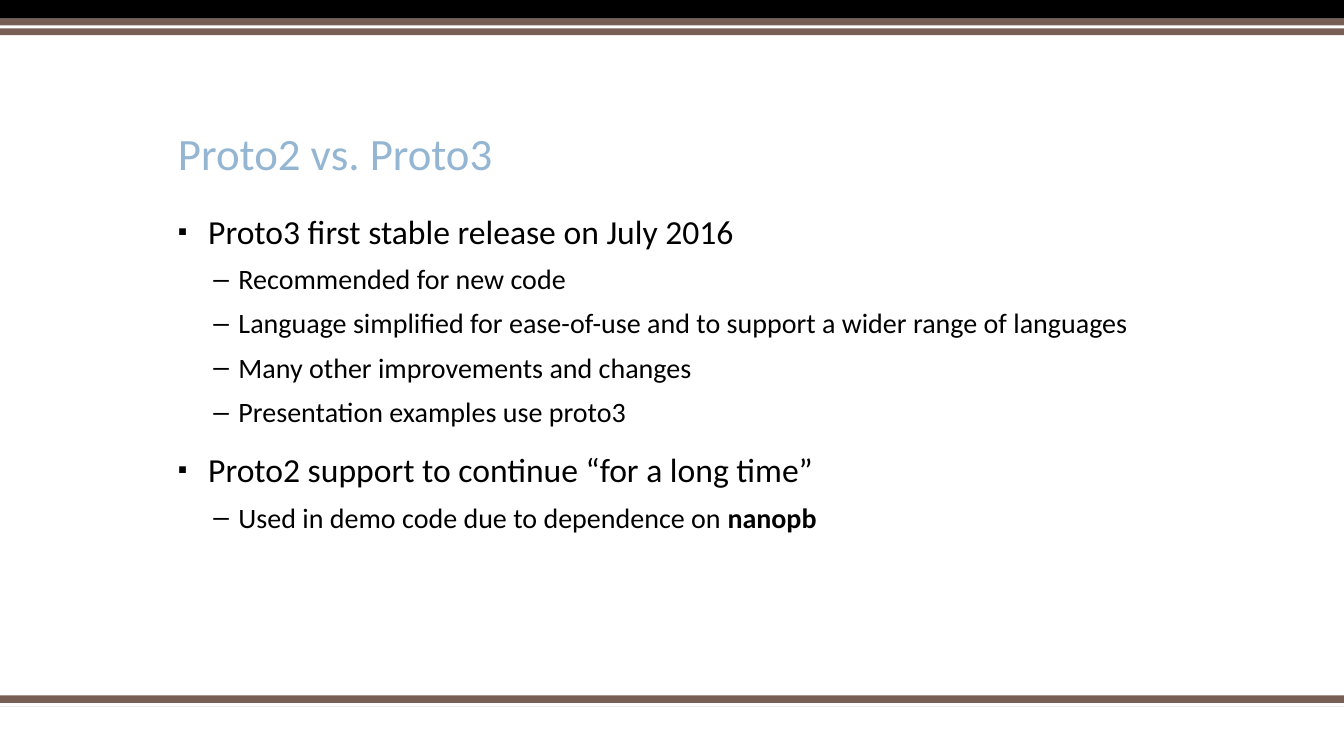
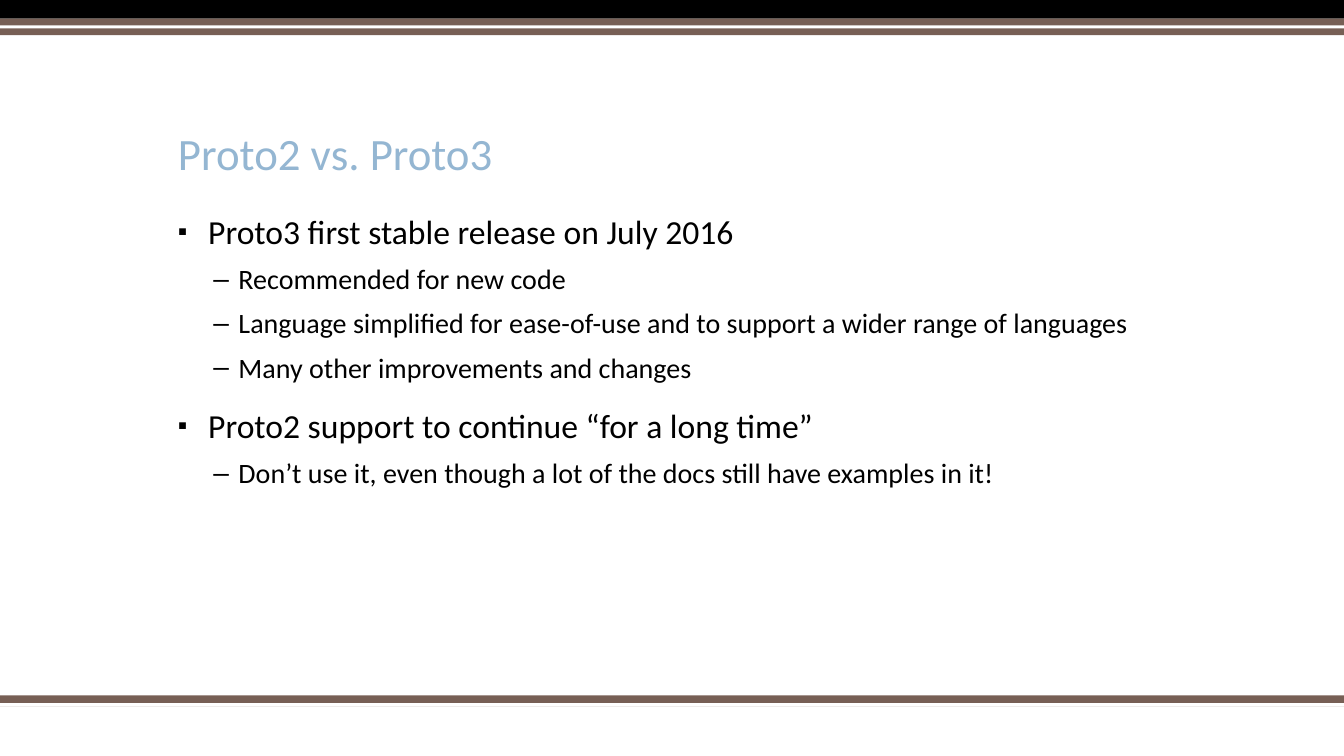
Before and after one commit to kerchen/PyOhioProtobuf, a slide deck: slide 4 of PythonProtobufPyOhio2017.pptx. Drawn at 1344x756 pixels with LibreOffice and Linux fonts; fonts in the diff are those of the drawing; background and template pictures are left out. Boxes give left, top, right and bottom in pixels: in the first picture for what was removed or moved away, otherwise in the second. Text is boxed around its words. In the diff, an @@ line names an element or a change of style, - is before the commit and + after.

```diff
--- a/PythonProtobufPyOhio2017.pptx
+++ b/PythonProtobufPyOhio2017.pptx
@@ text at [238, 402, 626, 427]: paragraph removed @@
-  – Presentation examples use proto3
@@ text at [238, 463, 993, 488]: text changed @@
-  – Used in demo code due to dependence on nanopb
+  – Don’t use it, even though a lot of the docs still have examples in it!
```
Also in this commit, not shown: 1 other slide changed, 1 slide added, 3 other files.
